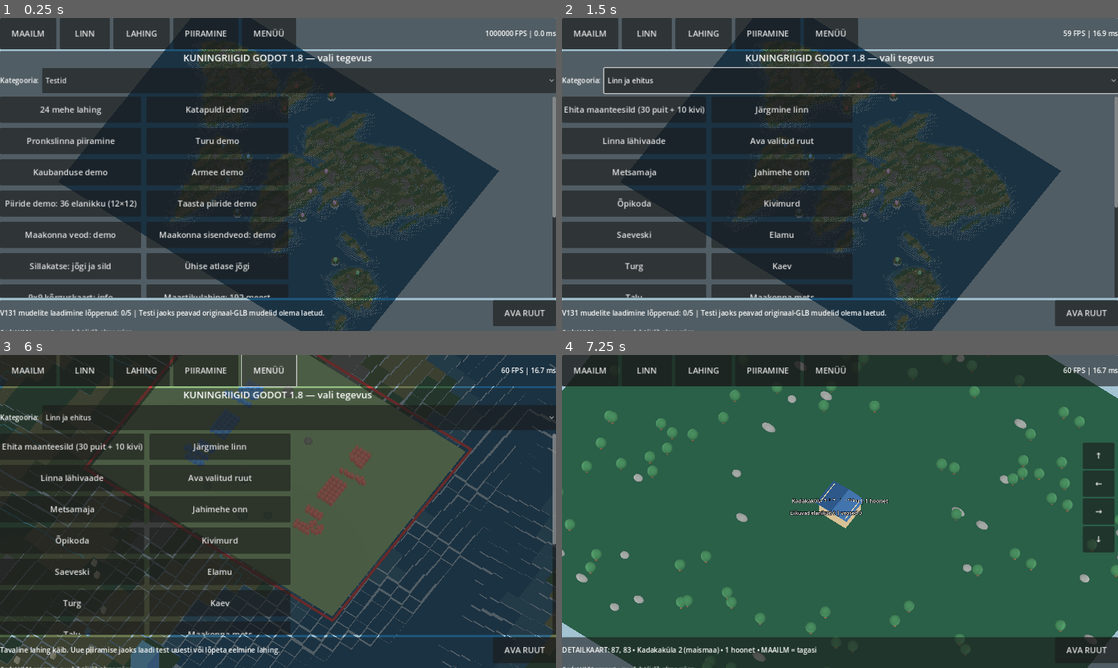
Above: before the commit, frames 1-4 (two rows, left to right).
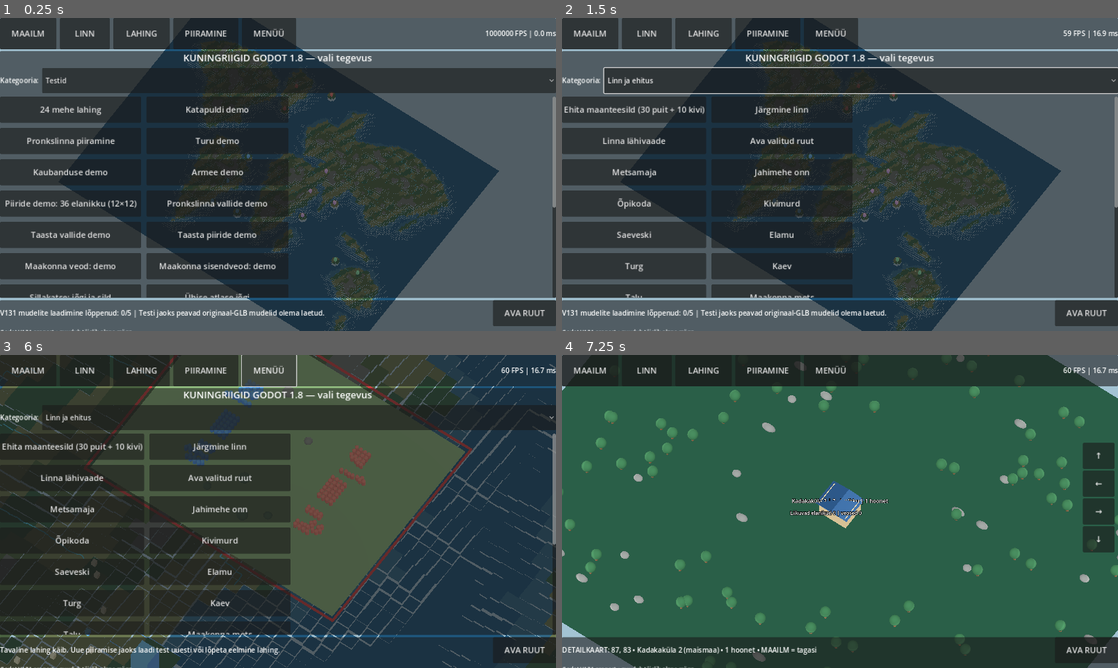
Above: after the commit, the same moments.

Repository: orogdor/Kuningriigid
Game: Godot game, scene res://scenes/Main.tscn
Two runs of this game, one before a commit and one after it. Both use one fixed random seed, a clock stepped at 60 frames per second and the inputs below.
Inputs:
- Up to frame 1 (0.25 s): no input
- Up to frame 2 (1.5 s): click "Testid" at 0.5 s; click "24 mehe lahing" at 1.25 s
- Up to frame 3 (6 s): click "Ehita maanteesild (30 puit + …" at 2 s; click "MAAILM" at 2.75 s; click "LINN" at 3.5 s; click "LAHING" at 4.25 s; click "PIIRAMINE" at 5 s; click "MENÜÜ" at 5.75 s
- Up to frame 4 (7.25 s): click "Järgmine linn" at 6.5 s

The runs differ from the first frame. In frame 1, 1.4% of the frame differs, in the area x 4-100%, y 58-90%; in frame 2, less than 0.1%; in frame 3, less than 0.1%; in frame 4, nothing differs.

Commit message:
Add reversible one-tap bronze city palisade test on Android without corrupting saves

Diff:
--- a/game/scripts/main.gd
+++ b/game/scripts/main.gd
@@ -165,6 +165,8 @@
 const CityLayout = preload("res://scripts/core/city_layout_port.gd")
 var city_stress_backup: Dictionary = {}
 var territory_demo_index: int = -1
+var wall_demo_backup: Dictionary = {}
+var wall_demo_was_paused: bool = false
 var territory_demo_pop: int = 0
 var territory_demo_was_paused: bool = false
 var city_stress_index: int = -1
@@ -190,6 +192,8 @@
     ["Testid", "Kaubanduse demo", "trade"],
     ["Testid", "Armee demo", "army_demo"],
     ["Testid", "Piiride demo: 36 elanikku (12×12)", "territory_demo"],
+    ["Testid", "Pronkslinna vallide demo", "wall_demo"],
+    ["Testid", "Taasta vallide demo", "wall_demo_reset"],
     ["Testid", "Taasta piiride demo", "territory_reset"],
     ["Testid", "Maakonna veod: demo", "county_demo"],
     ["Testid", "Maakonna sisendveod: demo", "county_inputs"],
@@ -696,6 +700,8 @@
         "county_quarry": _build_county_worksite("quarry")
         "county_mine": _build_county_worksite("mine")
         "territory_info": _show_territory_info()
+        "wall_demo": _start_wall_demo()
+        "wall_demo_reset": _stop_wall_demo()
         "build_city_wall": _build_city_wall()
         "stress_80": _start_city_stress(80,40)
         "stress_160": _start_city_stress(160,100)
@@ -2392,6 +2398,49 @@
     status_label.text = "%s: %d elanikku, linn %dx%d (%d ruutu), maakond %d ruutu, tootmiskohad %d" % [String(city["nam …(292 unchanged characters)…
     _update_labels()
 
+func _start_wall_demo() -> void:
+    if preview_state.is_empty() or city_index < 0 or city_index >= preview_state.get("cities",[]).size():
+        return
+    if city_stress_index >= 0 or territory_demo_index >= 0 or not county_demo_backup.is_empty():
+        status_label.text = "Lõpeta eelmine linnakatse enne vallide proovi"
+        return
+    if not wall_demo_backup.is_empty():
+        _stop_wall_demo()
+    wall_demo_backup = preview_state.duplicate(true)
+    wall_demo_was_paused = paused
+    paused = true
+    var city: Dictionary = preview_state["cities"][city_index]
+    city["pop"] = maxi(18,int(city.get("pop",3)))
+    city["age"] = maxi(1,int(city.get("age",0)))
+    city["resources"]["wood"] = maxf(100.0,float(city["resources"].get("wood",0.0)))
+    city["resources"]["stone"] = maxf(40.0,float(city["resources"].get("stone",0.0)))
+    Territory.rebuild(preview_state,land,true)
+    CityLayout.ensure_positions(city)
+    var result: Dictionary = CityFortifications.build_next(city)
+    preview_state["revision"] = int(preview_state.get("revision",0))+1
+    _build_counties()
+    _refresh_building_proxies()
+    _open_detail_tile(Vector2i(int(city["c"]),int(city["r"])))
+    status_label.text = "AJUTINE PRONKSLINN: %s. Vallid ei kahjustu veel lahingus. Vali Taasta vallide demo." % str(result.get("reason","Katse ei õnnestunud"))
+    _update_labels()
+
+func _stop_wall_demo() -> void:
+    if wall_demo_backup.is_empty():
+        status_label.text = "Vallide demo pole käivitatud"
+        return
+    preview_state = wall_demo_backup
+    wall_demo_backup = {}
+    paused = wall_demo_was_paused
+    Territory.rebuild(preview_state,land,true)
+    Territory.reconcile_worksites(preview_state,land,heights)
+    _configure_fine_navigation()
+    _build_counties()
+    _refresh_building_proxies()
+    if mobile_view == "detail":
+        native_detail_tile.show_tile(detail_tile_coords,preview_state.get("cities",[]),heights,local_streets if street_nav_on else null,preview_state.get("detail_bridges",{}),shared_landscape)
+    status_label.text = "Vallide demoseis taastatud; algne linn ja ressursid säilivad"
+    _update_labels()
+
 func _start_territory_demo() -> void:
     if not county_demo_backup.is_empty():
         status_label.text = "Lõpeta esmalt maakonnakatse."
@@ -2686,6 +2735,9 @@
     _update_labels()
 
 func _preview_save() -> void:
+    if not wall_demo_backup.is_empty():
+        status_label.text = "Vallide demo on ajutine. Taasta demo enne salvestamist."
+        return
     if not county_demo_backup.is_empty():
         status_label.text = "Maakonnakatse on ajutine. Taasta demo enne salvestamist."
         return
@@ -2698,6 +2750,8 @@
     status_label.text = "KATSESEIS SALVESTATUD: user://v131_godot_preview_v25.json" if PreviewSim.save_preview(preview_state) else "Salvestamine ei õnnestunud"
 
 func _preview_load() -> void:
+    if not wall_demo_backup.is_empty():
+        _stop_wall_demo()
     if not county_demo_backup.is_empty():
         _stop_county_demo()
     bridge_test_tile = Vector2i(-1,-1)
@@ -2751,6 +2805,9 @@
     _update_labels()
 
 func _fast_forward_preview() -> void:
+    if not wall_demo_backup.is_empty():
+        status_label.text = "Taasta vallide demo enne aja edasikerimist"
+        return
     if territory_demo_index >= 0:
         status_label.text = "Taasta piiride demo enne aja edasikerimist"
         return
